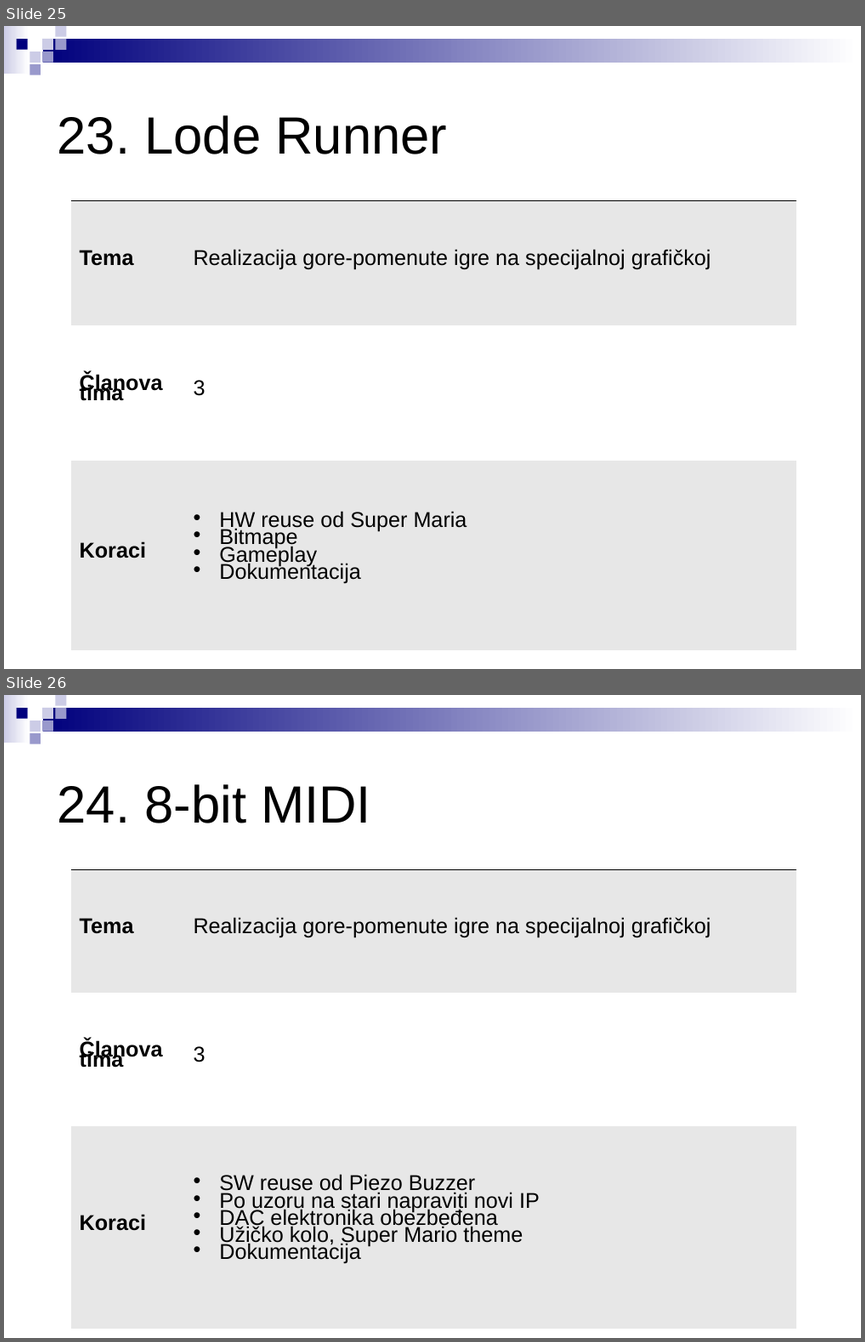
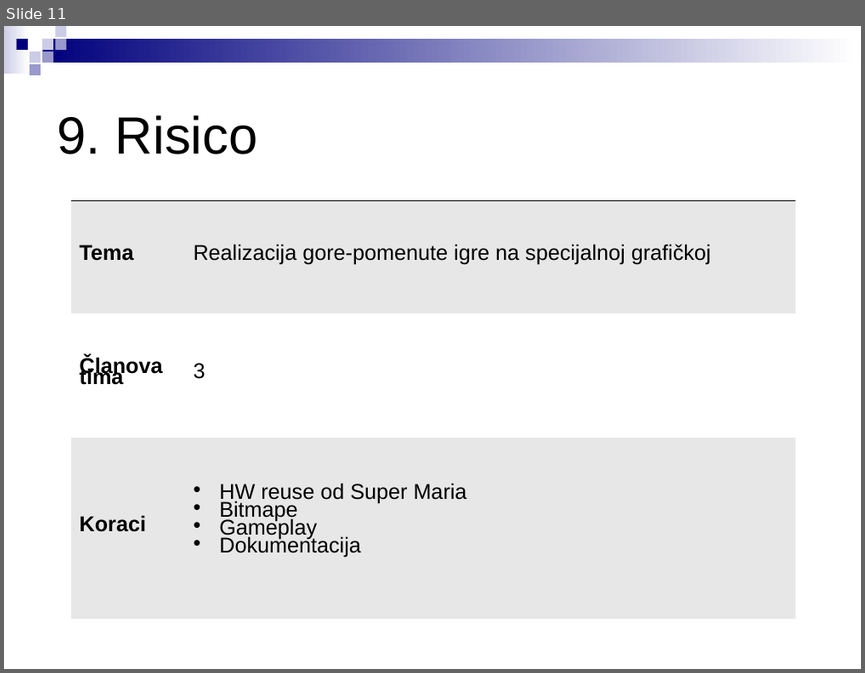
Before and after one commit to stefankoncarevic/projects_2018, a slide deck: LPRS2_projekti.ppt. Shown one above the other, each under a label of ours: slides 25 and 26 before the commit, slide 11 after it. The pictures are 865x1342 and 865x673 pixels, drawn with LibreOffice and Linux fonts; fonts in the diff are those of the drawing. Boxes give left, top, right and bottom in pixels: in the first picture for what was removed or moved away, otherwise in the second. Text is boxed around its words. In the diff, an @@ line names an element or a change of style, - is before the commit and + after.

```diff
--- a/LPRS2_projekti.ppt
+++ b/LPRS2_projekti.ppt
@@ slide 26 removed at <box>4,695,861,1338</box>, background #FFFFFF; not listed: 9 template elements that a slide beside it also shows @@
@@ text removed at <box>58,784,371,823</box> @@
-24. 8-bit MIDI
@@ table removed at <box>71,869,795,1319</box>, 3 rows, 2 columns @@
-Tema | Realizacija gore-pomenute igre na specijalnoj grafičkoj
-Članova tima | 3
-Koraci | SW reuse od Piezo Buzzer / Po uzoru na stari napraviti novi IP / DAC elektronika obezbeđena / Užičko kolo, Super Mario theme / Dokumentacija
@@ what was slide 25 is now slide 11 @@
@@ slide 11 changed as well @@
@@ text at <box>58,115,258,154</box>: text changed @@
-23. Lode Runner
+9. Risico
@@ table at <box>71,200,795,618</box> @@
@@ line spacing 0.42 to 0.45 @@
```
Also in this commit, not shown: 21 other slides changed, 1 slide added, 2 other slides removed, 1 other file.
